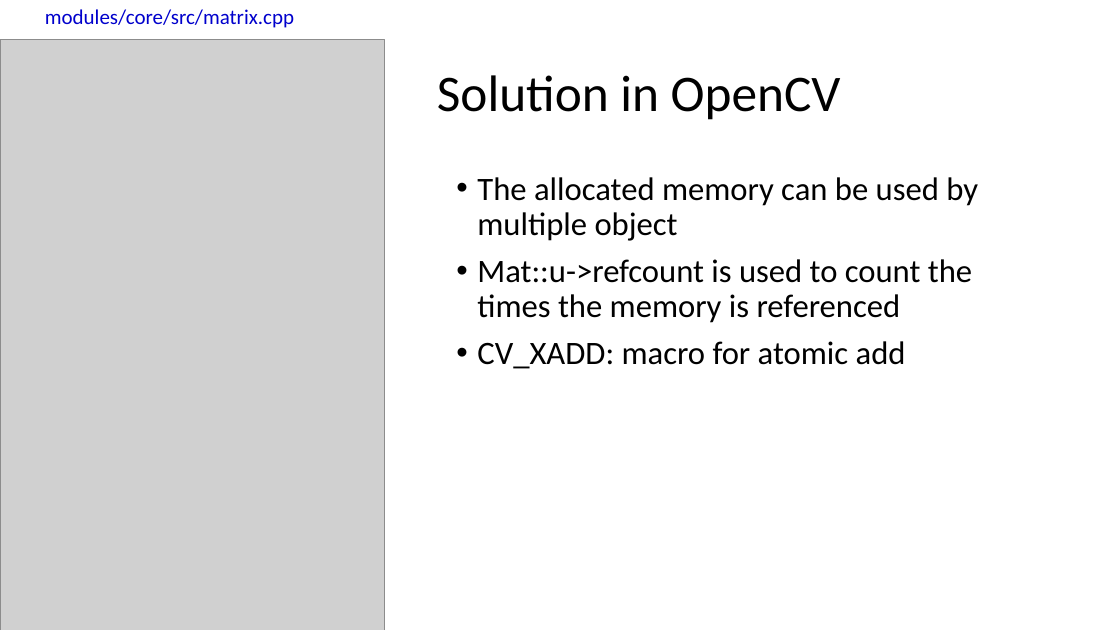
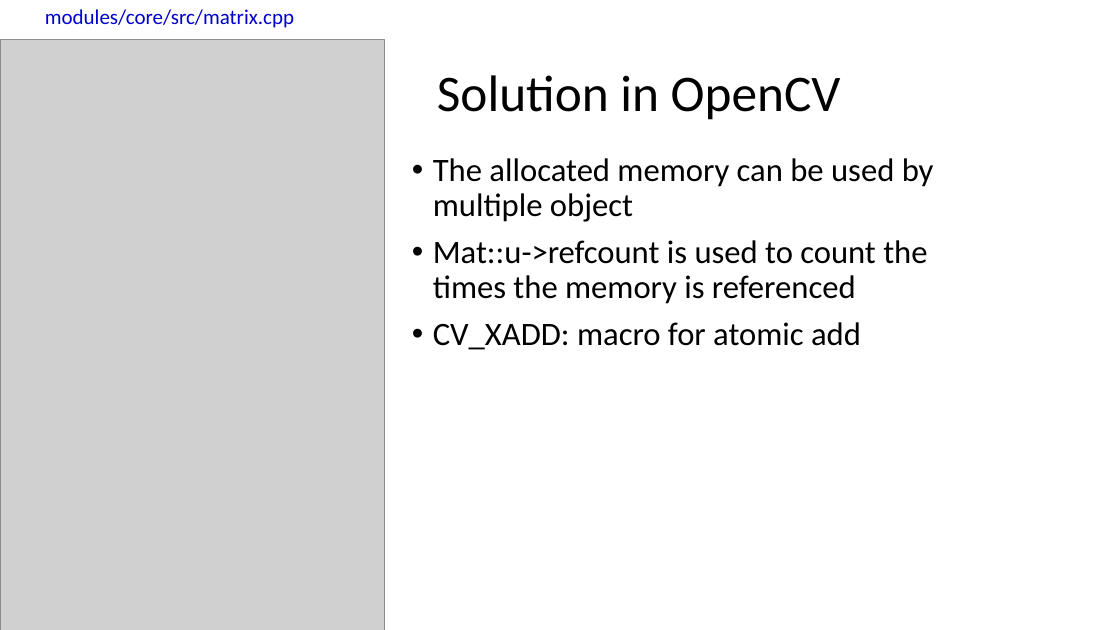
Before and after one commit to dayekuaipao/CPPLearning, a slide deck: slide 17 of week11/Lecture11.pptx. Drawn at 1120x630 pixels with LibreOffice and Linux fonts; fonts in the diff are those of the drawing; grey boxes stand for pictures; background and template pictures are left out. Boxes give left, top, right and bottom in pixels: in the first picture for what was removed or moved away, otherwise in the second. Text is boxed around its words. In the diff, an @@ line names an element or a change of style, - is before the commit and + after.

```diff
--- a/week11/Lecture11.pptx
+++ b/week11/Lecture11.pptx
@@ text "The allocated memory can be ...": place and size @@
-text "The allocated memory can be ..." at <box>477,177,978,369</box>
+text "The allocated memory can be ..." at <box>433,158,934,350</box>
```
Also in this commit, not shown: 7 other slides changed, 3 other files.
